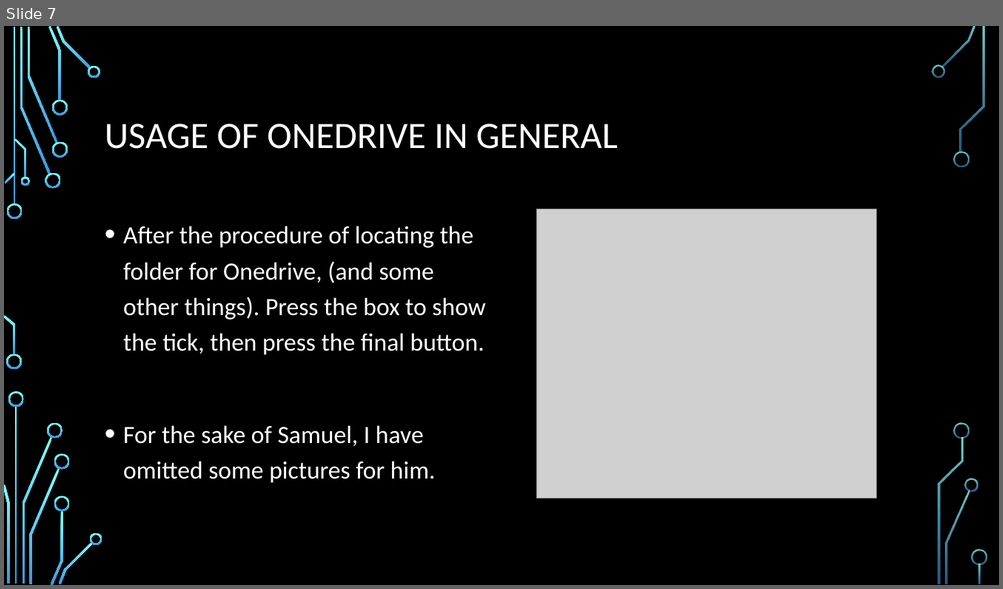
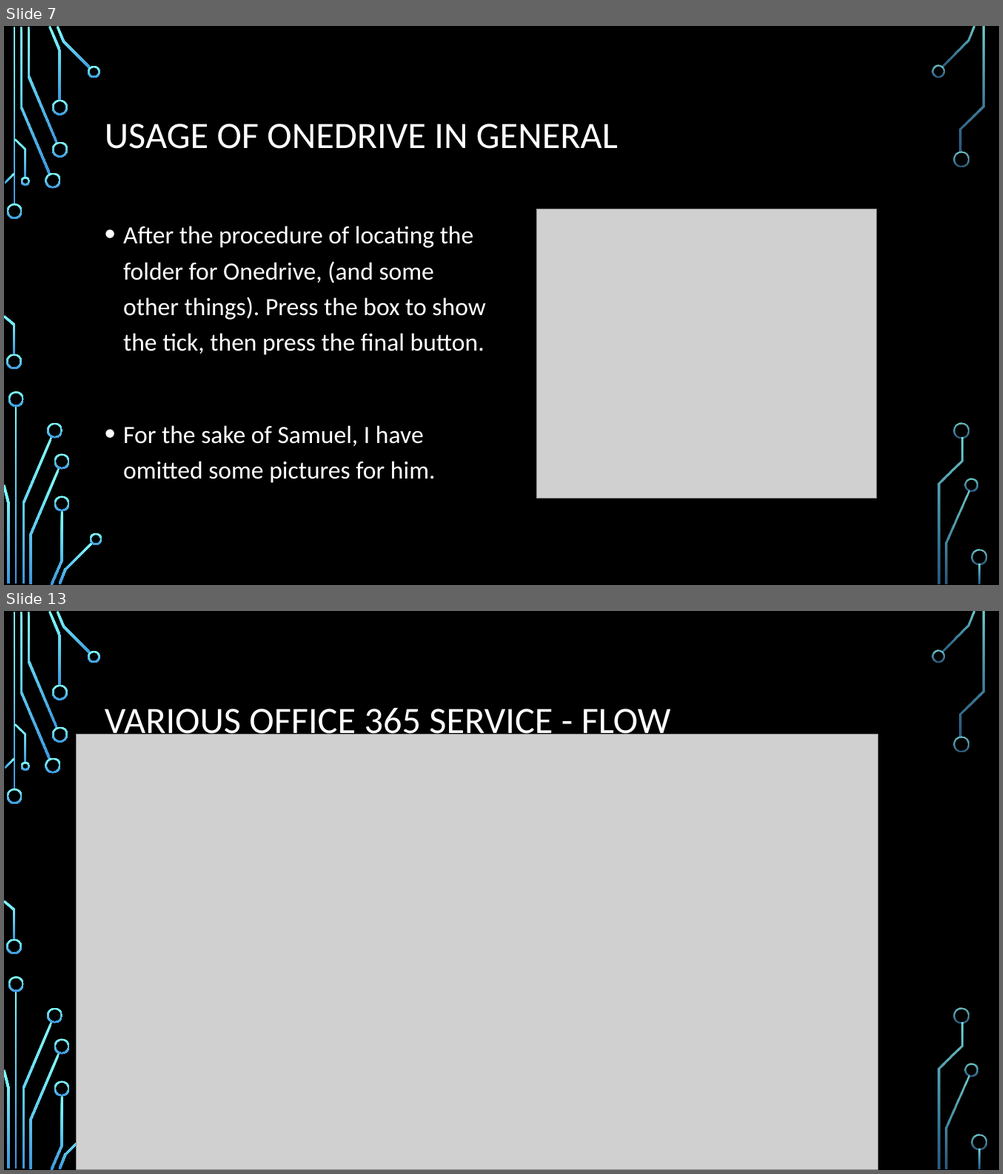
Before and after one commit to HIS-Computer-Club/MSOffice, a slide deck: MSOffice.pptx. Shown one above the other, each under a label of ours: slide 7 before the commit, slides 7 and 13 after it; the slides between them are not shown. The pictures are 1003x589 and 1003x1174 pixels, drawn with LibreOffice and Linux fonts; fonts in the diff are those of the drawing; grey boxes stand for pictures; background and template pictures are left out. Boxes give left, top, right and bottom in pixels: in the first picture for what was removed or moved away, otherwise in the second. Text is boxed around its words. In the diff, an @@ line names an element or a change of style, - is before the commit and + after.

Commit message:
Added new various apps about MSOffice.

```diff
--- a/MSOffice.pptx
+++ b/MSOffice.pptx
@@ slide 13 added at bbox=[4, 611, 999, 1170], background picture (left out); not listed: 35 template elements that a slide beside it also shows @@
@@ title added at bbox=[105, 708, 671, 742], 36 pt, text #FFFFFF @@
+VARIOUS OFFICE 365 SERVICE - FLOW
@@ picture added at bbox=[77, 735, 879, 1170] @@
```
Also in this commit, not shown: 1 slide changed, 8 other slides added.
